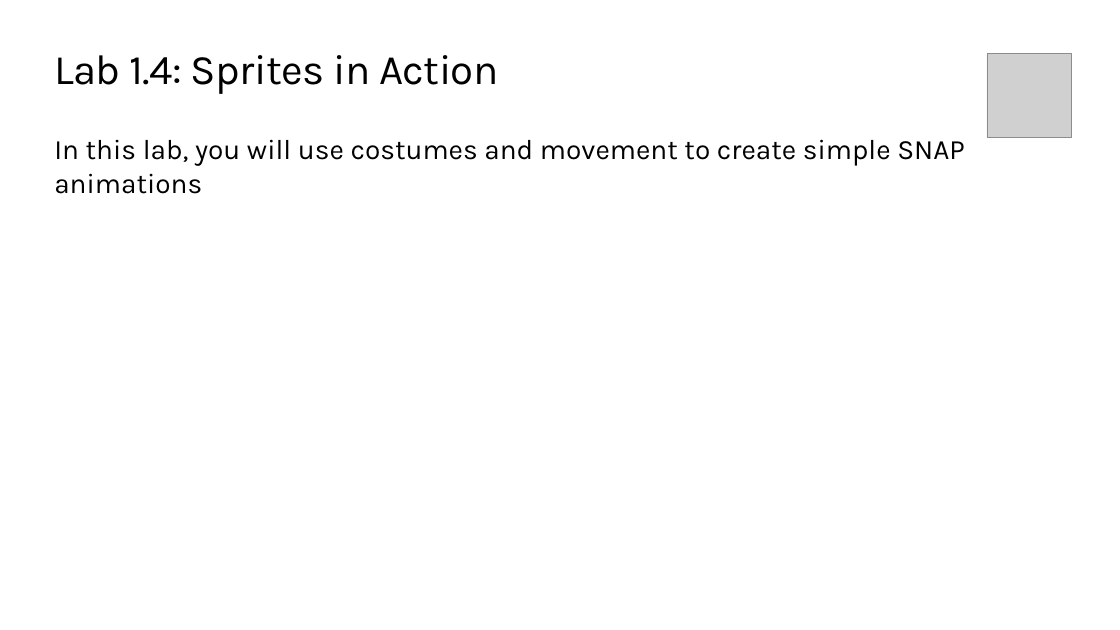
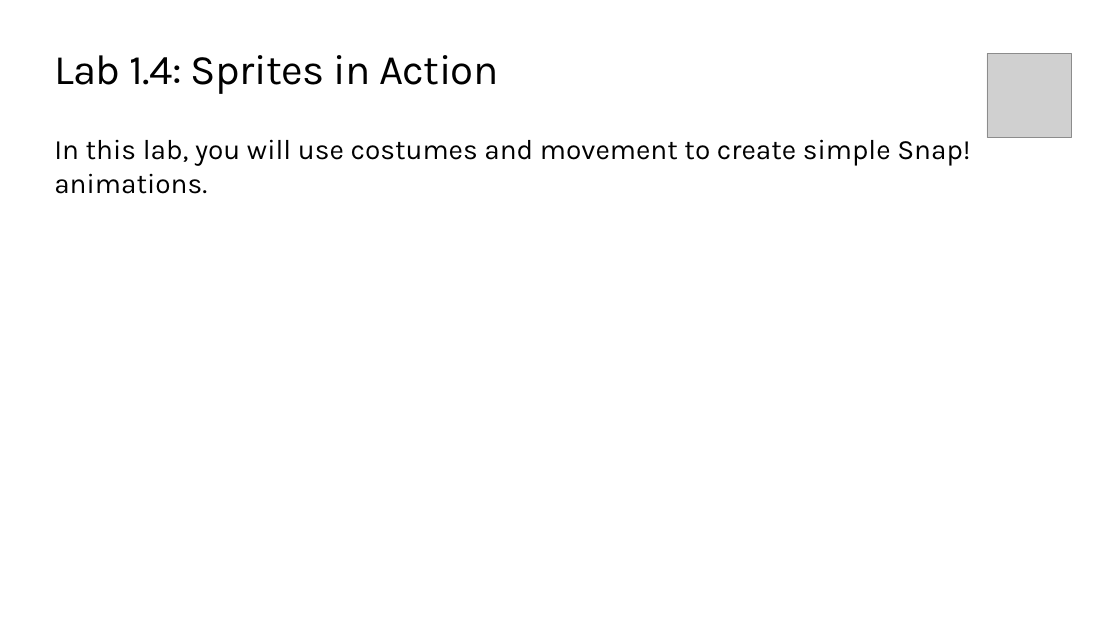
Before and after one commit to TEALSK12/introduction-to-computer-science, a slide deck: slide 6 of docs/slidedecks/TEALS SNAP 1.4.pptx. Drawn at 1120x630 pixels with LibreOffice and Linux fonts; fonts in the diff are those of the drawing; grey boxes stand for pictures; background and template pictures are left out. Boxes give left, top, right and bottom in pixels: in the first picture for what was removed or moved away, otherwise in the second. Text is boxed around its words. In the diff, an @@ line names an element or a change of style, - is before the commit and + after.

```diff
--- a/docs/slidedecks/TEALS SNAP 1.4.pptx
+++ b/docs/slidedecks/TEALS SNAP 1.4.pptx
@@ text at <box>54,139,970,194</box>: text changed @@
-In this lab, you will use costumes and movement to create simple SNAP animations
+In this lab, you will use costumes and movement to create simple Snap! animations.
```
Also in this commit, not shown: 44 other files.
